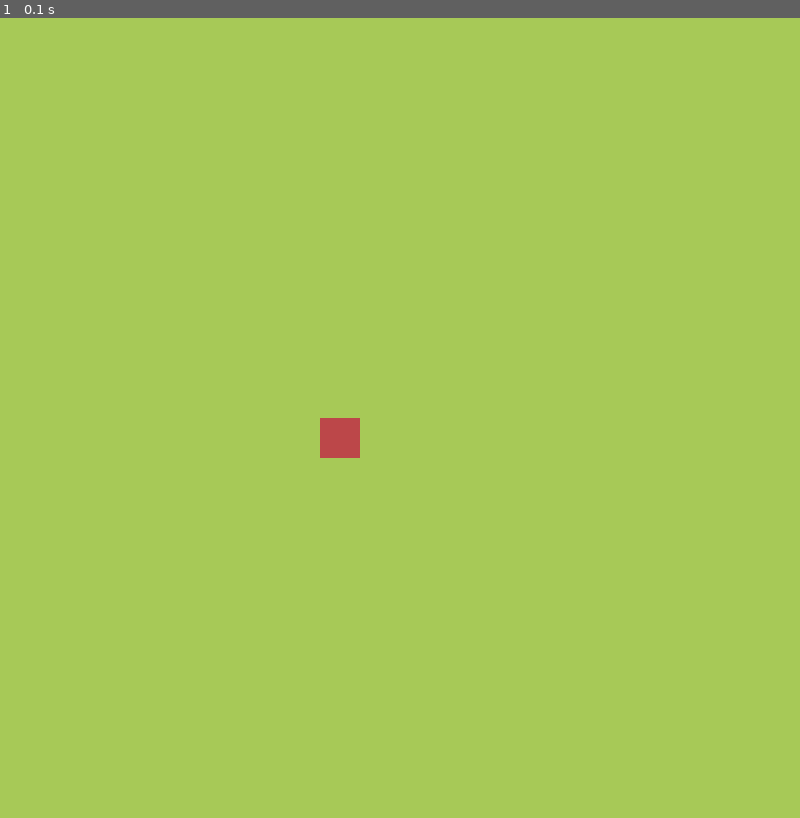
Above: before the commit, frame 1.
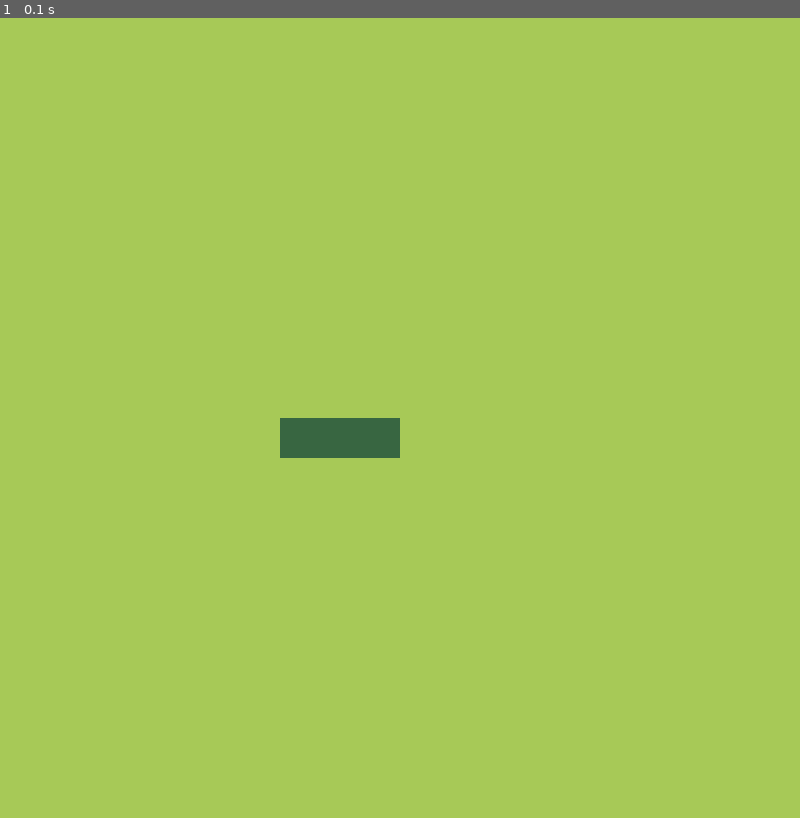
Above: after the commit, the same moment.

Repository: yusuphiqbal/snake-pygame
Game: pygame game, started from main.py
Same seed, same stepped clock (60 frames per second), same inputs: the game is played once before the commit and once after it.
Inputs:
- Up to frame 1 (0.1 s): no input

The runs differ from the first frame. In frame 1, 0.8% of the frame differs, in the area x 35-50%, y 50-55%.

Commit message:
Drawing snake roughly on the middle of the screen when game starts

Diff:
--- a/main.py
+++ b/main.py
@@ -3,6 +3,17 @@
 
 import pygame
 from pygame import Vector2
+
+
+class Snake:
+    def __init__(self):
+        pos = cell_number / 2
+        self.body = [Vector2(pos - 3, pos), Vector2(pos - 2, pos), Vector2(pos - 1, pos)]
+
+    def draw(self):
+        for block in self.body:
+            block_rect = pygame.Rect(block.x * cell_size, block.y * cell_size, cell_size, cell_size)
+            pygame.draw.rect(screen, (56, 102, 65), block_rect)
 
 
 class Fruit:
@@ -25,6 +36,7 @@
 clock = pygame.time.Clock()
 
 fruit = Fruit()
+snake = Snake()
 
 while True:
     for event in pygame.event.get():
@@ -34,5 +46,6 @@
 
     screen.fill((167, 201, 87))
     fruit.draw()
+    snake.draw()
     pygame.display.update()
     clock.tick(60)
